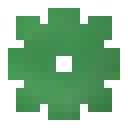
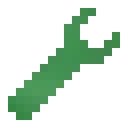
Layered file, before and after one edit (128 × 128). Changes by layer:
hid "Layer #8" over [left=8, top=8, right=120, bottom=120]
added layer "Layer #6" above "Layer #5" over [left=8, top=8, right=120, bottom=120]
